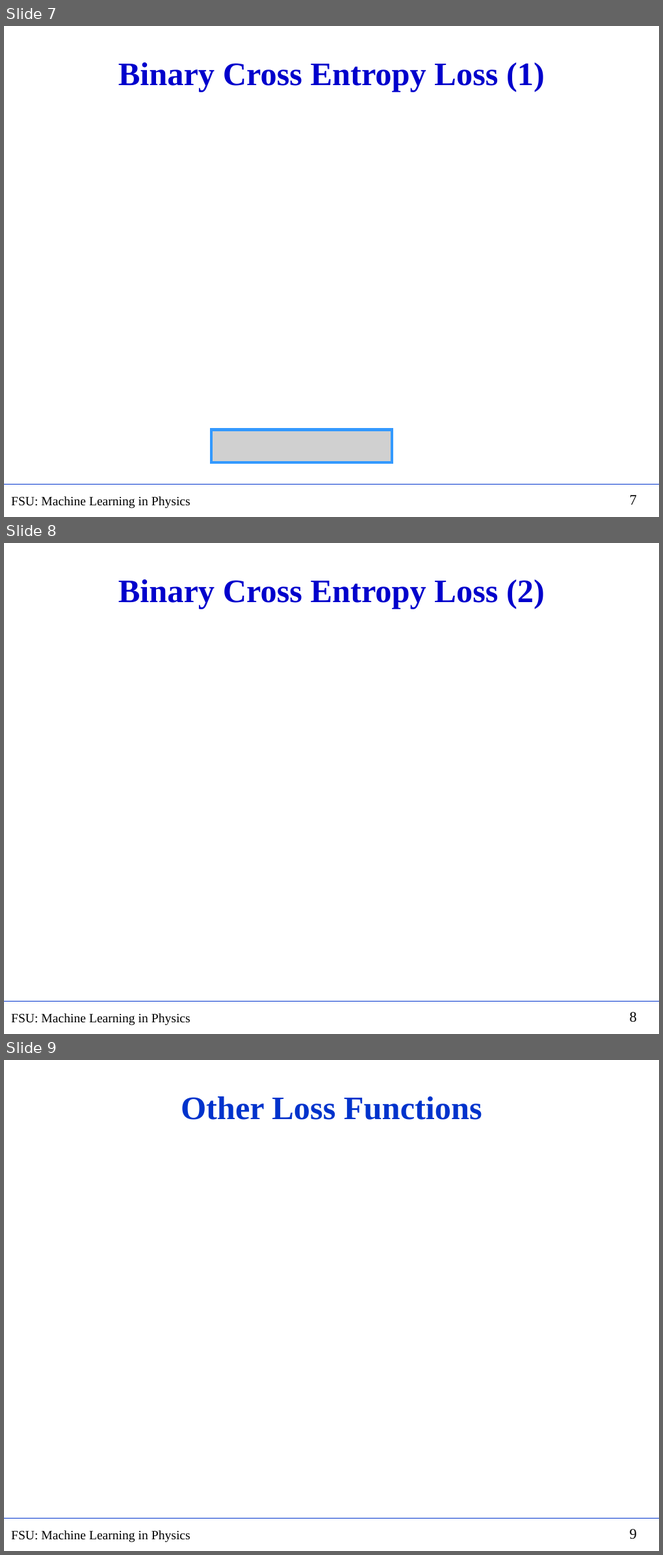
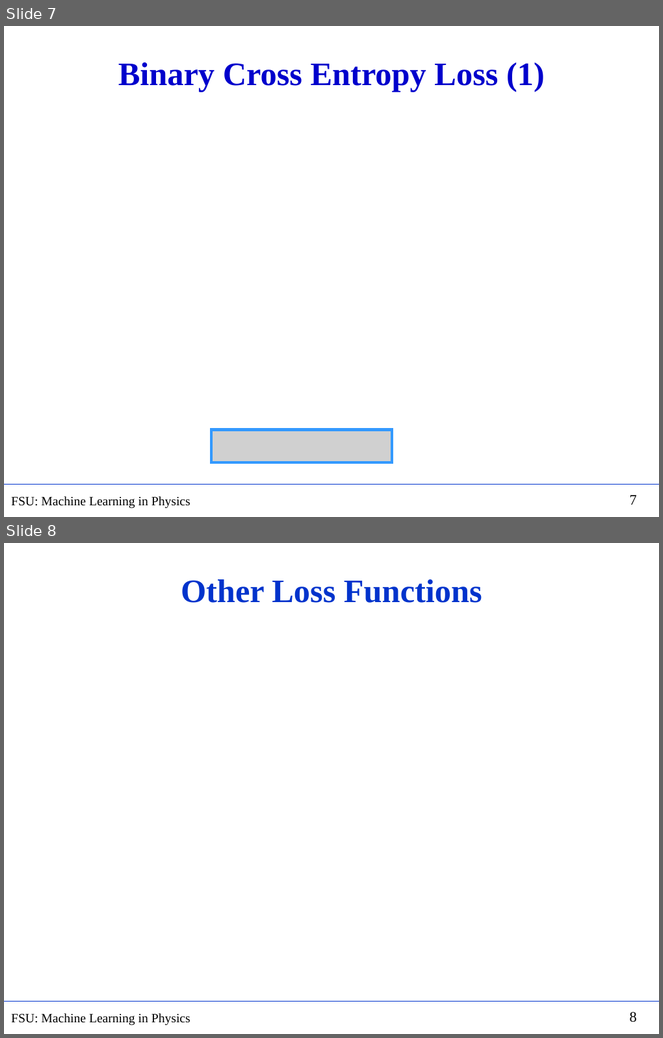
Before and after one commit to hbprosper/mlinphysics, a slide deck: Lectures/01.Foundations/Lecture03.pptx. Shown one above the other, each under a label of ours: slides 7, 8 and 9 before the commit, slides 7 and 8 after it. The pictures are 663x1555 and 663x1038 pixels, drawn with LibreOffice and Linux fonts; fonts in the diff are those of the drawing; grey boxes stand for pictures. Boxes give left, top, right and bottom in pixels: in the first picture for what was removed or moved away, otherwise in the second. Text is boxed around its words. In the diff, an @@ line names an element or a change of style, - is before the commit and + after.

```diff
--- a/Lectures/01.Foundations/Lecture03.pptx
+++ b/Lectures/01.Foundations/Lecture03.pptx
@@ slide 8 removed at (4, 543, 659, 1034), background #FFFFFF; not listed: 3 template elements that a slide beside it also shows @@
@@ title removed at (118, 579, 545, 609) @@
-Binary Cross Entropy Loss (2)
@@ what was slide 9 is now slide 8 @@
@@ page number at (630, 1012, 637, 1023): text changed @@
-9
+8
```
Also in this commit, not shown: 2 slides changed, 2 other files.
